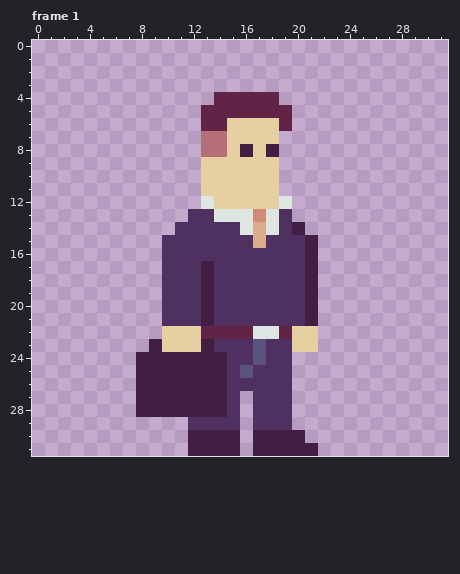
Edited in one commit: pixel-art file (Excluded/Aseprite/characters.aseprite). The first picture shows the starting point.
32x32 pixels, 1 frame. Shown: frame 1. The commit also changed other frames, which this record leaves out.
New version:
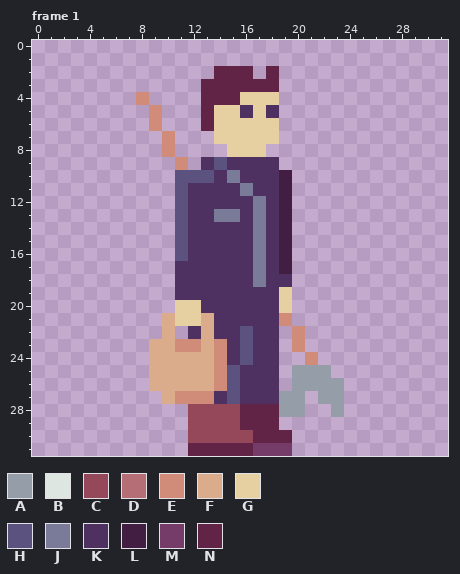
Palette (. is transparent): A #949da8  B #dde6e0  C #96485b  D #b56e75  E #d18b79  F #dbac8c  G #e6cfa1  H #5b5280  J #7a7a99  K #4e3161  L #421e42  M #753c6a  N #612447
The exact change:
layer "gilles" now shown
layer "Guilliam" now hidden
--- frame 1
@@ x 6..25 @@
  1 ....................
- 2 ....................
- 3 ....................
- 4 ........NNNNN.......
- 5 .......NNNNNNN......
- 6 .......NNGGGGN......
- 7 .......DDGGGG.......
- 8 .......DDGLGL.......
- 9 .......GGGGGG.......
-10 .......GGGGGG.......
-11 .......GGGGGG.......
-12 .......BGGGGGB......
-13 ......KKBBBEBK......
-14 .....KKKKKBFBKL.....
-15 ....KKKKKKKFKKKL....
-16 ....KKKKKKKKKKKL....
-17 ....KKKLKKKKKKKL....
-18 ....KKKLKKKKKKKL....
-19 ....KKKLKKKKKKKL....
-20 ....KKKLKKKKKKKL....
-21 ....KKKLKKKKKKKL....
-22 ....GGGNNNNBBNGG....
-23 ...LGGGLKKKHKKGG....
-24 ..LLLLLLLKKHKK......
-25 ..LLLLLLLKHKKK......
-26 ..LLLLLLLKKKKK......
-27 ..LLLLLLLK.KKK......
-28 ..LLLLLLLK.KKK......
-29 ......KKKK.KKK......
-30 ......LLLL.LLLL.....
-31 ......LLLL.LLLLL....
+ 2 ........NNN.N.......
+ 3 .......NNNNNN.......
+ 4 ..E....NNNGGG.......
+ 5 ...E...NGGKGK.......
+ 6 ...E...NGGGGG.......
+ 7 ....E...GGGGG.......
+ 8 ....E....GGG........
+ 9 .....E.KHKKKK.......
+10 .....HHHKJKKKL......
+11 .....HKKKKJKKL......
+12 .....HKKKKKJKL......
+13 .....HKKJJKJKL......
+14 .....HKKKKKJKL......
+15 .....HKKKKKJKL......
+16 .....HKKKKKJKL......
+17 .....KKKKKKJKL......
+18 .....KKKKKKJKK......
+19 .....KKKKKKKKG......
+20 .....GGKKKKKKG......
+21 ....FGGFKKKKKE......
+22 ....F.KFKKHKK.E.....
+23 ...FFEEFEKHKK.E.....
+24 ...FFFFFEKHKK..E....
+25 ...FFFFFEHKKK.AAA...
+26 ...FFFFFEHKKK.AAAA..
+27 ....FEEEKHKKKAA.AA..
+28 ......CCCCNNNAA..A..
+29 ......CCCCNNN.......
+30 ......CCCCCNNN......
+31 ......NNNNNMMM......
Boxes around the changes in both pictures, in picture pixels (x1, y1, x2, y2):
changed: (136, 66, 344, 456)
